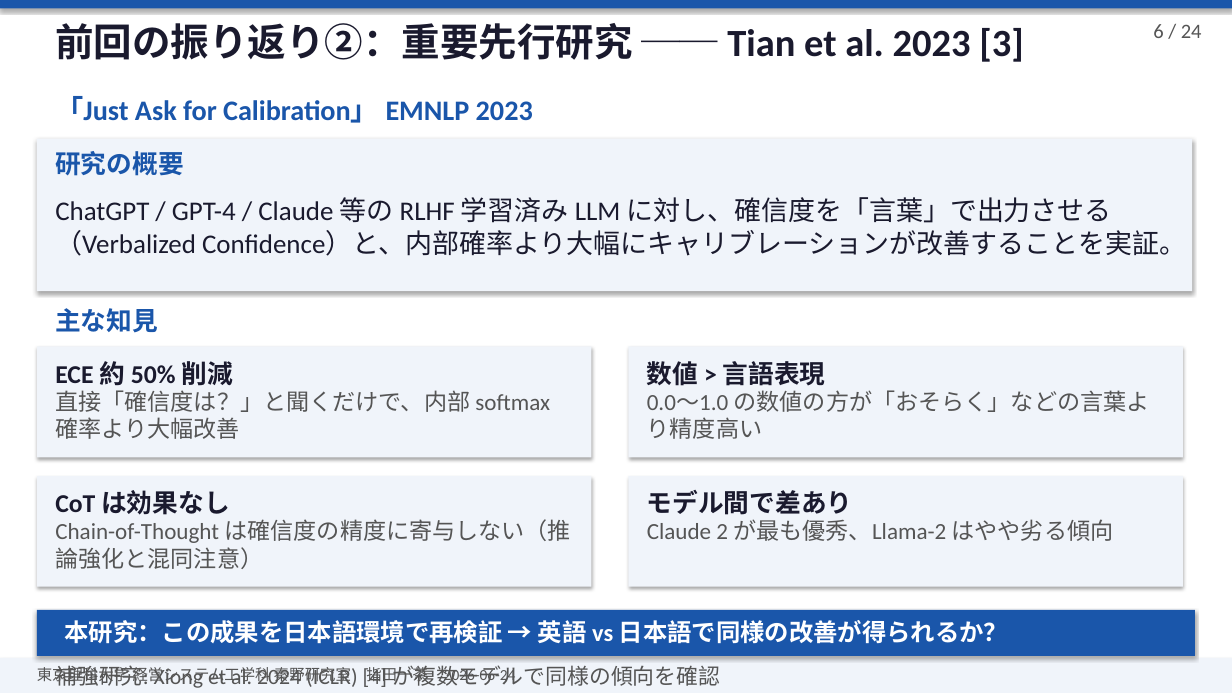
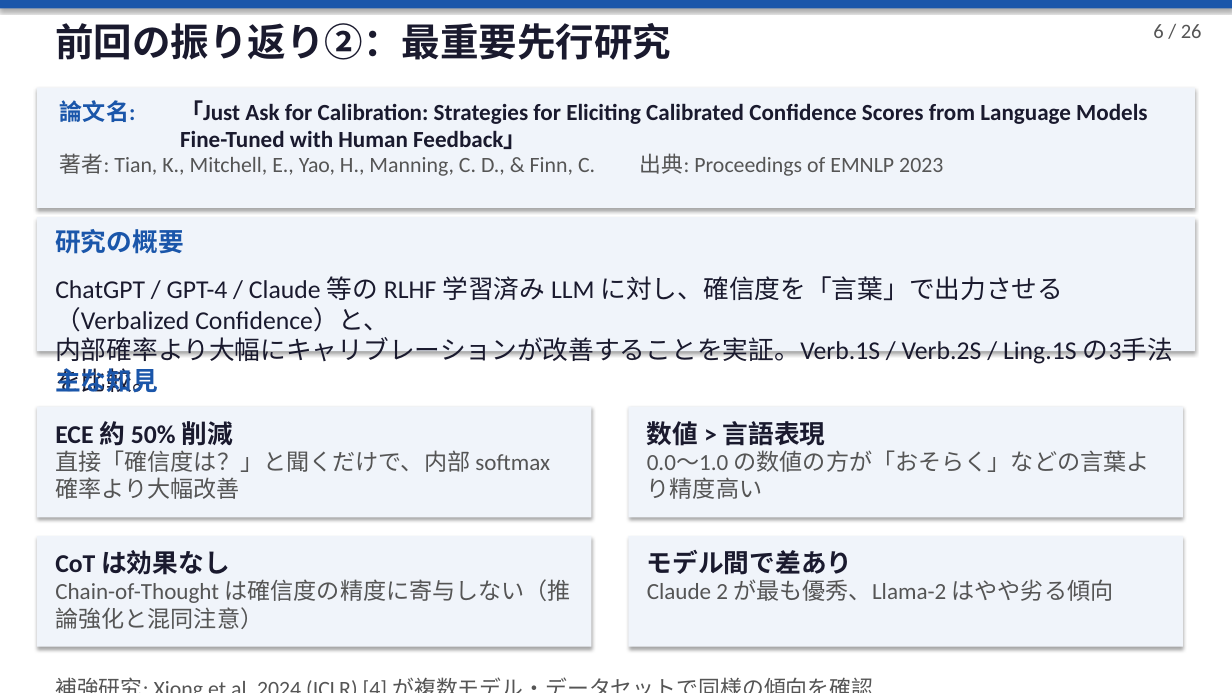
Before and after one commit to issa311sas-hub/test, a slide deck: slide 6 of research/presentations/2026-06-24-seminar-slides.pptx. Drawn at 1232x693 pixels with LibreOffice and Linux fonts; fonts in the diff are those of the drawing. Boxes give left, top, right and bottom in pixels: in the first picture for what was removed or moved away, otherwise in the second. Text is boxed around its words. In the diff, an @@ line names an element or a change of style, - is before the commit and + after.

```diff
--- a/research/presentations/2026-06-24-seminar-slides.pptx
+++ b/research/presentations/2026-06-24-seminar-slides.pptx
@@ text at [55, 23, 671, 60]: text changed @@
-前回の振り返り②：重要先行研究 ── Tian et al. 2023 [3]
+前回の振り返り②：最重要先行研究
@@ text at [1153, 24, 1202, 38]: text changed @@
-6 / 24
+6 / 26
@@ rectangle: place and size @@
-rectangle at [0, 658, 1232, 693]
+rectangle at [37, 88, 1195, 208]
@@ text added at [60, 100, 136, 122], 18 pt, text #1A56AA, bold @@
+論文名:
@@ text at [180, 100, 1147, 149]: text changed; size 22 to 18 pt; text colour #1A56AA to #1A1A2E @@
-「Just Ask for Calibration」 EMNLP 2023
+「Just Ask for Calibration: Strategies for Eliciting Calibrated Confidence Scores from Language Models Fine-Tuned with Human Feedback」
@@ text added at [60, 153, 943, 176], 17 pt, text #555555 @@
+著者: Tian, K., Mitchell, E., Yao, H., Manning, C. D., & Finn, C. 出典: Proceedings of EMNLP 2023
@@ rectangle: place and size @@
-rectangle at [37, 139, 1192, 291]
+rectangle at [37, 217, 1195, 351]
@@ text "研究の概要": place and size @@
-text "研究の概要" at [55, 151, 184, 176]
+text "研究の概要" at [55, 229, 184, 254]
@@ text at [55, 276, 1173, 364]: text changed; size 21 to 20 pt @@
-ChatGPT / GPT-4 / Claude 等の RLHF 学習済み LLM に対し、確信度を「言葉」で出力させる
-（Verbalized Confidence）と、内部確率より大幅にキャリブレーションが改善することを実証。
+ChatGPT / GPT-4 / Claude 等の RLHF 学習済み LLM に対し、確信度を「言葉」で出力させる（Verbalized Confidence）と、
+内部確率より大幅にキャリブレーションが改善することを実証。Verb.1S / Verb.2S / Ling.1S の3手法を比較。
@@ 9 texts, 4 rectangles: place and size @@
-9 texts, 4 rectangles at [37, 308, 1183, 587]
+9 texts, 4 rectangles at [37, 368, 1183, 647]
@@ rectangle removed at [37, 610, 1195, 656] @@
@@ text removed at [65, 620, 1008, 644] @@
-本研究：この成果を日本語環境で再検証 → 英語 vs 日本語で同様の改善が得られるか？
@@ text removed at [37, 665, 516, 685] @@
-東京理科大学 経営システム工学科 秦野研究室 指田一茶 2026-06-24
@@ text at [55, 665, 720, 688]: text changed @@
-補強研究: Xiong et al. 2024 (ICLR) [4] が複数モデルで同様の傾向を確認
+補強研究: Xiong et al. 2024 (ICLR) [4] が複数モデル・データセットで同様の傾向を確認
```
Also in this commit, not shown: 22 other slides changed, 2 slides added, 1 other file.
